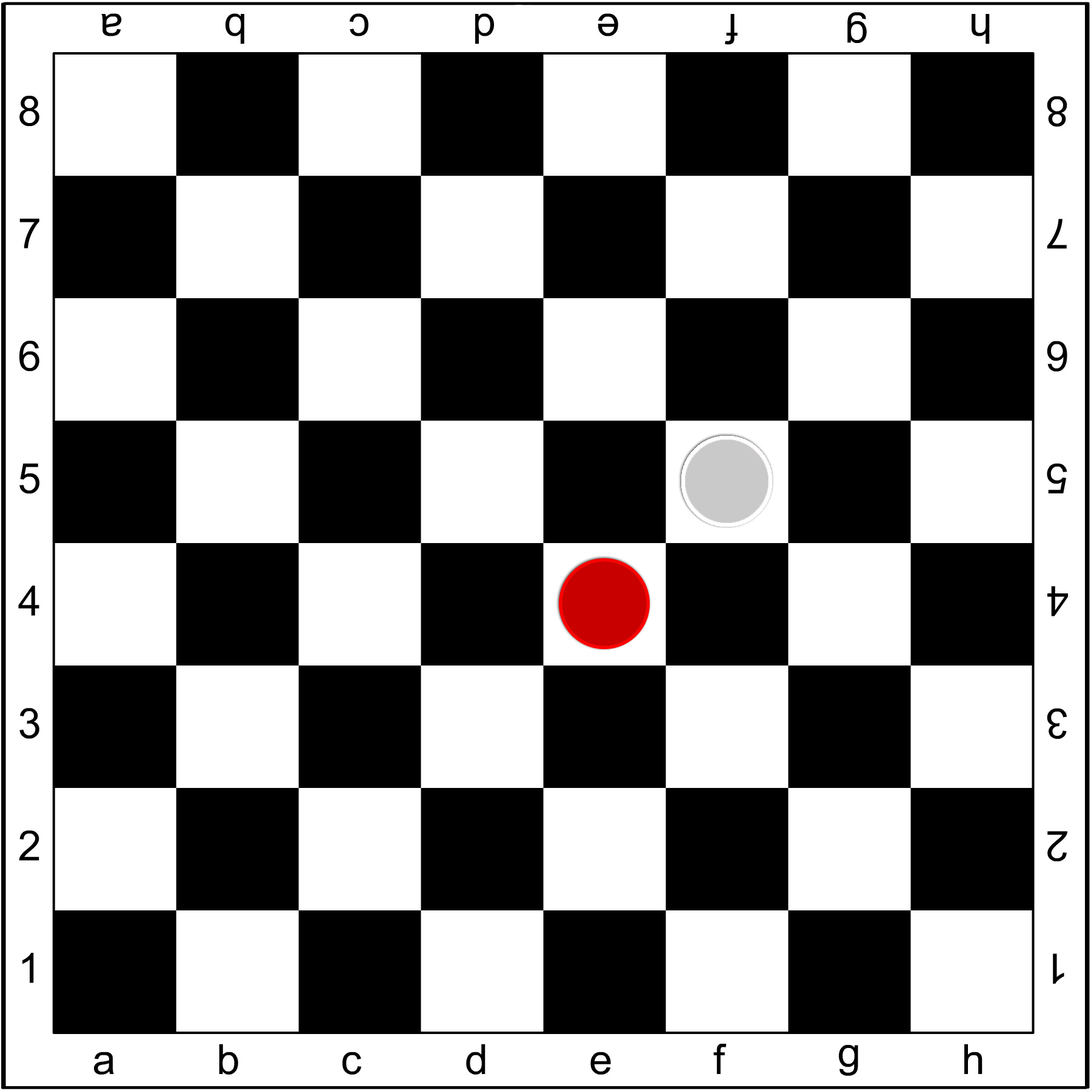
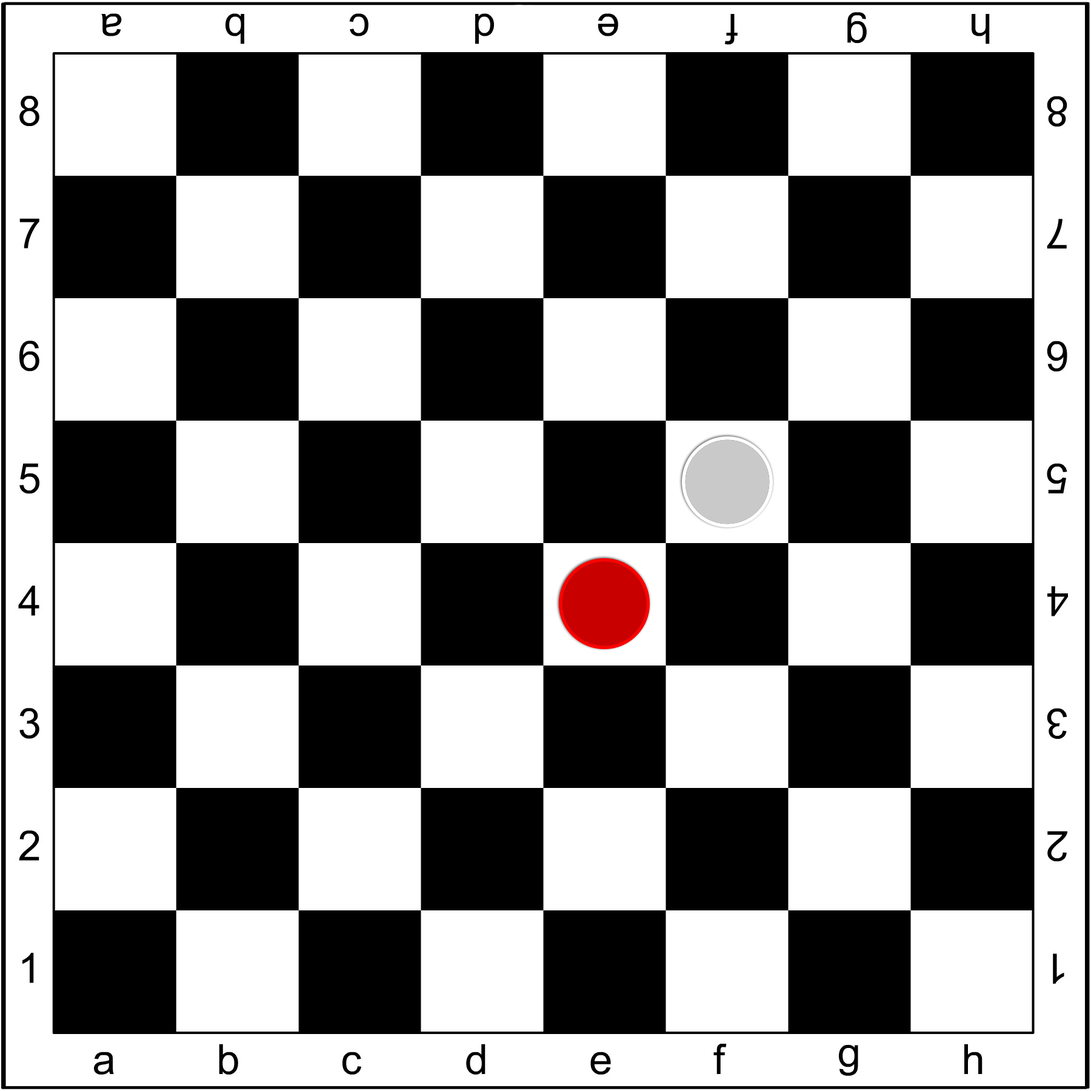
The second 1091x1091 image is a revision of the first. Changes to its layers:
renamed "Ellipse 1 copy" to "Ellipse 2", painted on it over [681, 435, 774, 528]
